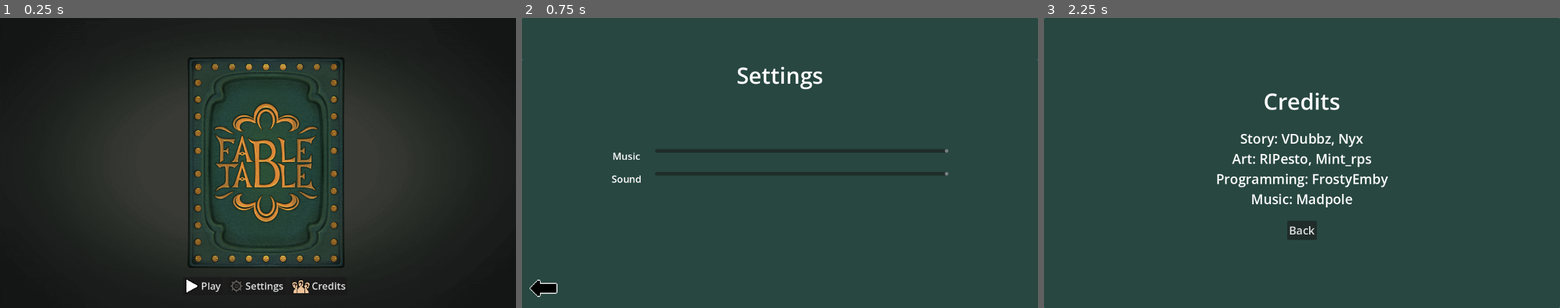
Above: before the commit, frames 1-3 (left to right).
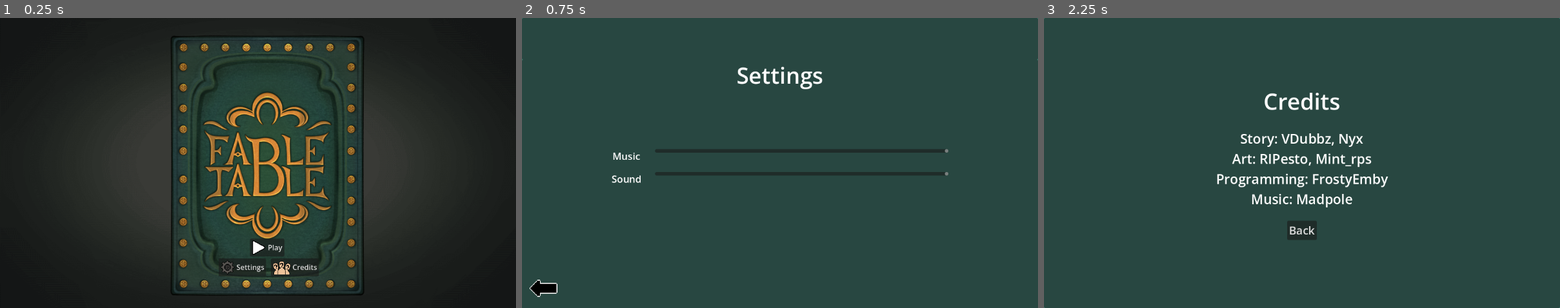
Above: after the commit, the same moments.

Repository: FrostyEmby/cafe-dot-secret-ingredient
Game: Godot game, scene res://scenes/main_menu.tscn
The game is run twice, just before and just after one commit, with the same random seed, the same clock (stepped at 60 frames per second) and the same inputs. Sound files missing from this copy of the repository are replaced by a short silence.
Inputs (mouse positions are in pixels of both pictures, inside the frame that each line leads up to):
- Up to frame 1 (0.25 s): no input
- Up to frame 2 (0.75 s): click "Settings" at 0.5 s
- Up to frame 3 (2.25 s): click (1064, 287) at 1.25 s; click "Credits" at 2 s

The runs differ from the first frame. In frame 1, 12% of the frame differs, in the area x 33-71%, y 6-96%; in frame 2, nothing differs; in frame 3, nothing differs.

Commit message:
Title screen changes

Diff:
--- a/resources/theme.tres
+++ b/resources/theme.tres
@@ -4,7 +4,7 @@
 Button/colors/font_hover_color = Color(0.8754563, 0.8754566, 0.87545687, 1)
 Button/colors/font_pressed_color = Color(0.4448433, 0.44484326, 0.4448435, 1)
 Button/colors/icon_pressed_color = Color(0.21050721, 0.21050721, 0.21050721, 1)
-Button/font_sizes/font_size = 22
+Button/font_sizes/font_size = 16
 GridContainer/constants/h_separation = 30
 GridContainer/constants/v_separation = 20
 TabContainer/font_sizes/font_size = 30
--- a/scenes/main_menu.tscn
+++ b/scenes/main_menu.tscn
@@ -8,6 +8,8 @@
 [ext_resource type="Texture2D" uid="uid://cgn6g6ykgffnx" path="res://art/icons/gear.png" id="4_oa1go"]
 [ext_resource type="Texture2D" uid="uid://b6mh3wjq2rely" path="res://art/icons/who.png" id="5_oa1go"]
 [ext_resource type="AudioStream" uid="uid://ct3ff1chu1rmr" path="res://sound/music/Calm entry.wav" id="6_rtw2f"]
+
+[sub_resource type="StyleBoxEmpty" id="StyleBoxEmpty_tbmy8"]
 
 [node name="Main Menu" type="Control" unique_id=490014450]
 layout_mode = 3
@@ -24,52 +26,57 @@
 
 [node name="Title Book" type="TextureRect" parent="." unique_id=353676113]
 layout_mode = 0
-offset_left = 113.0
-offset_top = 52.0
-offset_right = 1082.0
-offset_bottom = 594.0
+offset_left = 3.0
+offset_top = -5.0
+offset_right = 1199.0
+offset_bottom = 664.0
 texture = ExtResource("3_lgwnu")
 expand_mode = 1
 stretch_mode = 4
 
 [node name="PanelContainer" type="PanelContainer" parent="." unique_id=250923396]
 layout_mode = 0
-offset_left = 409.0
-offset_top = 579.0
-offset_right = 775.0
-offset_bottom = 619.0
+offset_left = 460.0
+offset_top = 493.0
+offset_right = 734.0
+offset_bottom = 577.0
 theme = ExtResource("2_8ln24")
+theme_override_styles/panel = SubResource("StyleBoxEmpty_tbmy8")
 
-[node name="HBoxContainer" type="HBoxContainer" parent="PanelContainer" unique_id=1090407748]
+[node name="VBoxContainer" type="VBoxContainer" parent="PanelContainer" unique_id=546929732]
+layout_mode = 2
+
+[node name="Play" type="Button" parent="PanelContainer/VBoxContainer" unique_id=1936147501]
 layout_mode = 2
 size_flags_horizontal = 4
-alignment = 1
-
-[node name="Play" type="Button" parent="PanelContainer/HBoxContainer" unique_id=1936147501]
-layout_mode = 2
 theme = ExtResource("2_8ln24")
 text = "Play"
 icon = ExtResource("3_rtw2f")
 alignment = 0
 
-[node name="Space" type="MarginContainer" parent="PanelContainer/HBoxContainer" unique_id=206864820]
+[node name="HBoxContainer" type="HBoxContainer" parent="PanelContainer/VBoxContainer" unique_id=1090407748]
+layout_mode = 2
+size_flags_horizontal = 4
+alignment = 1
+
+[node name="Space" type="MarginContainer" parent="PanelContainer/VBoxContainer/HBoxContainer" unique_id=206864820]
 layout_mode = 2
 theme = ExtResource("2_8ln24")
 theme_override_constants/margin_right = 3
 
-[node name="Settings" type="Button" parent="PanelContainer/HBoxContainer" unique_id=1805894709]
+[node name="Settings" type="Button" parent="PanelContainer/VBoxContainer/HBoxContainer" unique_id=1805894709]
 layout_mode = 2
 theme = ExtResource("2_8ln24")
 text = "Settings"
 icon = ExtResource("4_oa1go")
 alignment = 0
 
-[node name="Space2" type="MarginContainer" parent="PanelContainer/HBoxContainer" unique_id=888379846]
+[node name="Space2" type="MarginContainer" parent="PanelContainer/VBoxContainer/HBoxContainer" unique_id=888379846]
 layout_mode = 2
 theme = ExtResource("2_8ln24")
 theme_override_constants/margin_right = 3
 
-[node name="Credits" type="Button" parent="PanelContainer/HBoxContainer" unique_id=859294853]
+[node name="Credits" type="Button" parent="PanelContainer/VBoxContainer/HBoxContainer" unique_id=859294853]
 layout_mode = 2
 theme = ExtResource("2_8ln24")
 text = "Credits"
@@ -81,7 +88,7 @@
 autoplay = true
 mix_target = 1
 
-[connection signal="pressed" from="PanelContainer/HBoxContainer/Play" to="." method="_on_play_pressed"]
-[connection signal="pressed" from="PanelContainer/HBoxContainer/Settings" to="." method="_on_settings_pressed"]
-[connection signal="pressed" from="PanelContainer/HBoxContainer/Credits" to="." method="_on_credits_pressed"]
+[connection signal="pressed" from="PanelContainer/VBoxContainer/Play" to="." method="_on_play_pressed"]
+[connection signal="pressed" from="PanelContainer/VBoxContainer/HBoxContainer/Settings" to="." method="_on_settings_pressed"]
+[connection signal="pressed" from="PanelContainer/VBoxContainer/HBoxContainer/Credits" to="." method="_on_credits_pressed"]
 [connection signal="finished" from="Music" to="." method="_on_music_finished"]
